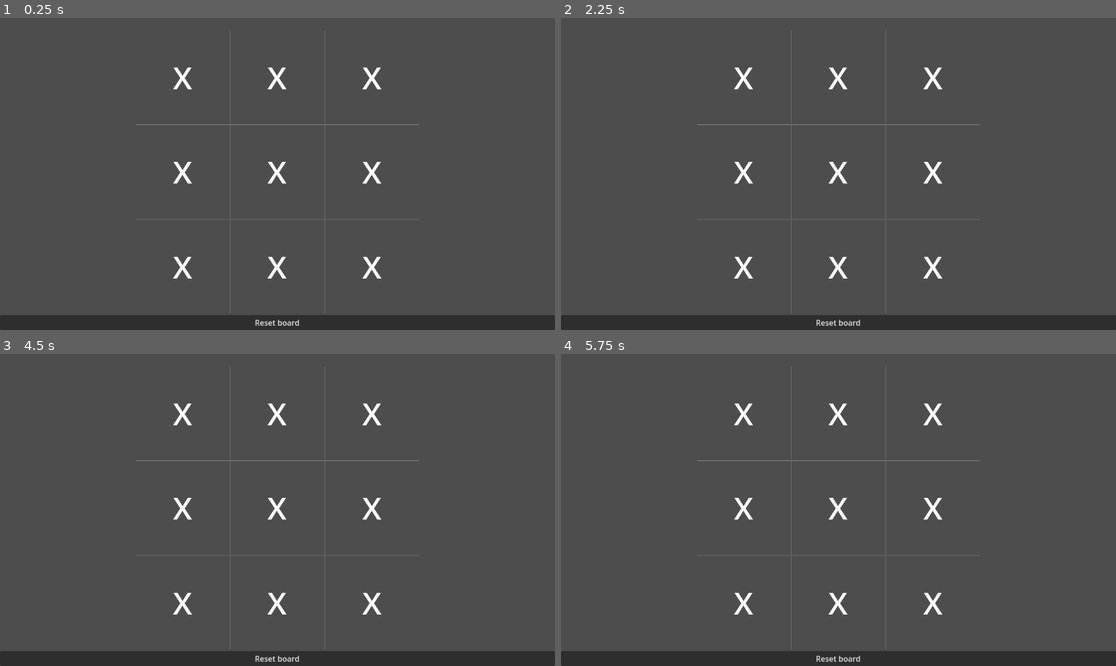
Above: before the commit, frames 1-4 (two rows, left to right).
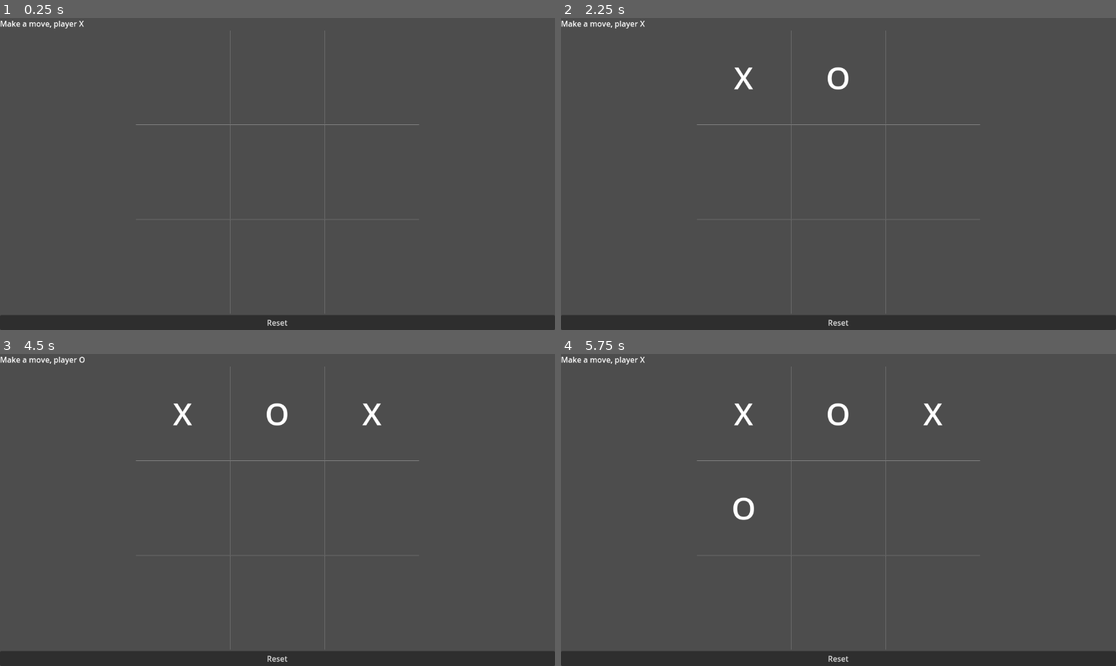
Above: after the commit, the same moments.

Repository: TheSecondReal0/caci-tictactoe
Game: Godot game, scene res://main/main.tscn
Same seed, same stepped clock (60 frames per second), same inputs: the game is played once before the commit and once after it.
Inputs (mouse positions are in pixels of both pictures, inside the frame that each line leads up to):
- Up to frame 1 (0.25 s): no input
- Up to frame 2 (2.25 s): click (744, 77) at 0.5 s, where only the run before the commit has a clickable "X"; click "X" at 1.25 s; click (838, 77) at 2.02 s
- Up to frame 3 (4.5 s): click (277, 413) at 2.75 s, where only the run after the commit has a clickable "O"; click "X" at 3.5 s; click (371, 413) at 4.27 s
- Up to frame 4 (5.75 s): click (744, 506) at 5.02 s

The runs differ from the first frame. In frame 1, 1.2% of the frame differs, in the area x 0-69%, y 0-99%; in frame 2, 1.2%; in frame 3, 1.1%; in frame 4, 1.2%.

Commit message:
game functional

Diff:
--- a/board/board.gd
+++ b/board/board.gd
@@ -1,4 +1,5 @@
 extends Control
+class_name BoardNode
 
 @export var dimensions: Vector2i = Vector2i(3, 3)
 
@@ -20,6 +21,17 @@
 	print("cell pressed: ", row, " ", col)
 	# emit the cell_pressed signal to notify any listeners
 	cell_pressed.emit(row, col)
+
+# display board data from a Board object
+func display_board(board: Board) -> void:
+	dimensions = board.dimensions
+	# create nodes
+	create_board(dimensions)
+
+	# update cell tokens
+	for row in dimensions.y:
+		for col in dimensions.x:
+			cell_nodes[row][col].set_token(board.get_cell(row, col))
 
 # clears board nodes and array
 func clear_board() -> void:
--- a/board/cell.gd
+++ b/board/cell.gd
@@ -1,6 +1,11 @@
 extends TextureButton
+class_name CellNode
 
 @export var label: Label
 
 func set_token(token: Variant) -> void:
+	# don't display anything if token is null
+	if token == null:
+		return
+
 	label.text = str(token)
--- a/board/cell.tscn
+++ b/board/cell.tscn
@@ -5,12 +5,13 @@
 [sub_resource type="LabelSettings" id="LabelSettings_ptuix"]
 font_size = 64
 
-[node name="cell" type="TextureButton"]
+[node name="cell" type="TextureButton" node_paths=PackedStringArray("label")]
 custom_minimum_size = Vector2(50, 50)
 size_flags_horizontal = 3
 size_flags_vertical = 3
 stretch_mode = 5
 script = ExtResource("1_tmk6b")
+label = NodePath("Label")
 
 [node name="Label" type="Label" parent="."]
 layout_mode = 1
@@ -19,7 +20,6 @@
 anchor_bottom = 1.0
 grow_horizontal = 2
 grow_vertical = 2
-text = "X"
 label_settings = SubResource("LabelSettings_ptuix")
 horizontal_alignment = 1
 vertical_alignment = 1
--- a/classes/board.gd
+++ b/classes/board.gd
@@ -1,4 +1,5 @@
 extends RefCounted
+class_name Board
 
 var dimensions: Vector2i = Vector2i(3, 3)
 
@@ -12,7 +13,7 @@
 	for i in dimensions.y:
 		board.append([])
 		for j in dimensions.x:
-			board[i][j] = null
+			board[i].append(null)
 
 func set_cell(row: int, col: int, value: Variant) -> void:
 	board[row][col] = value
--- /dev/null
+++ b/main/main.gd
@@ -0,0 +1,79 @@
+extends Control
+
+@export var dimensions: Vector2i = Vector2i(3, 3)
+@export var tokens: Array[Variant] = ["X", "O"]
+
+@export_group("internal")
+@export var title: Label
+@export var board_node: BoardNode
+@export var reset_button: Button
+
+var board: Board
+
+var current_player: int = 0
+
+# called when the node enters the scene tree for the first time.
+func _ready() -> void:
+	# listen for when a cell is clicked
+	board_node.cell_pressed.connect(on_cell_pressed)
+	# listen for when the reset button is pressed
+	reset_button.pressed.connect(on_reset_pressed)
+
+	# set up the game
+	setup()
+
+func on_cell_pressed(row: int, col: int) -> void:
+	print("on cell pressed ", row, " ", col)
+	# make sure there's not already a token on this cell
+	if board.get_cell(row, col) != null:
+		return
+	# make sure there isn't already a win condition on the board
+	if board.check_win_conditions() != null:
+		return
+
+	# update cell
+	board.set_cell(row, col, get_current_player_token())
+	# update board
+	board_node.display_board(board)
+
+	# check win conditions
+	var victory_token: Variant = board.check_win_conditions()
+	# if victory_token is not null, a player has won
+	if victory_token != null:
+		display_victory(victory_token)
+		return
+
+	# otherwise advance to the next player's turn
+	advance_turn()
+
+func on_reset_pressed() -> void:
+	setup()
+
+# creates a new Board object, updates UI, resets current player to zero
+func setup() -> void:
+	board = Board.new()
+	board.initialize(dimensions)
+
+	board_node.display_board(board)
+
+	current_player = 0
+	update_turn_text()
+
+	reset_button.text = "Reset"
+
+func display_victory(token: Variant) -> void:
+	title.text = "Player {0} wins!".format([token])
+	reset_button.text = "Play again!"
+
+# advances to the next player's turn and updates UI text as needed
+func advance_turn() -> void:
+	current_player = (current_player + 1) % tokens.size()
+	update_turn_text()
+
+func update_turn_text() -> void:
+	var token: Variant = get_current_player_token()
+	title.text = "Make a move, player {0}".format([token])
+
+# returns the token belonging to the player who's turn it is
+func get_current_player_token() -> Variant:
+	return tokens[current_player]
--- a/main/main.tscn
+++ b/main/main.tscn
@@ -1,14 +1,19 @@
-[gd_scene load_steps=2 format=3 uid="uid://w6iygk8ltrm8"]
+[gd_scene load_steps=3 format=3 uid="uid://w6iygk8ltrm8"]
 
 [ext_resource type="PackedScene" uid="uid://dn74601xqygd1" path="res://board/board.tscn" id="1_lw30f"]
+[ext_resource type="Script" path="res://main/main.gd" id="1_meuwg"]
 
-[node name="main" type="Control"]
+[node name="main" type="Control" node_paths=PackedStringArray("title", "board_node", "reset_button")]
 layout_mode = 3
 anchors_preset = 15
 anchor_right = 1.0
 anchor_bottom = 1.0
 grow_horizontal = 2
 grow_vertical = 2
+script = ExtResource("1_meuwg")
+title = NodePath("VBoxContainer/title")
+board_node = NodePath("VBoxContainer/AspectRatioContainer/board")
+reset_button = NodePath("VBoxContainer/reset")
 
 [node name="VBoxContainer" type="VBoxContainer" parent="."]
 layout_mode = 1
@@ -18,7 +23,7 @@
 grow_horizontal = 2
 grow_vertical = 2
 
-[node name="Label" type="Label" parent="VBoxContainer"]
+[node name="title" type="Label" parent="VBoxContainer"]
 layout_mode = 2
 
 [node name="AspectRatioContainer" type="AspectRatioContainer" parent="VBoxContainer"]
@@ -29,6 +34,6 @@
 layout_mode = 2
 size_flags_vertical = 3
 
-[node name="Button" type="Button" parent="VBoxContainer"]
+[node name="reset" type="Button" parent="VBoxContainer"]
 layout_mode = 2
 text = "Reset board"
